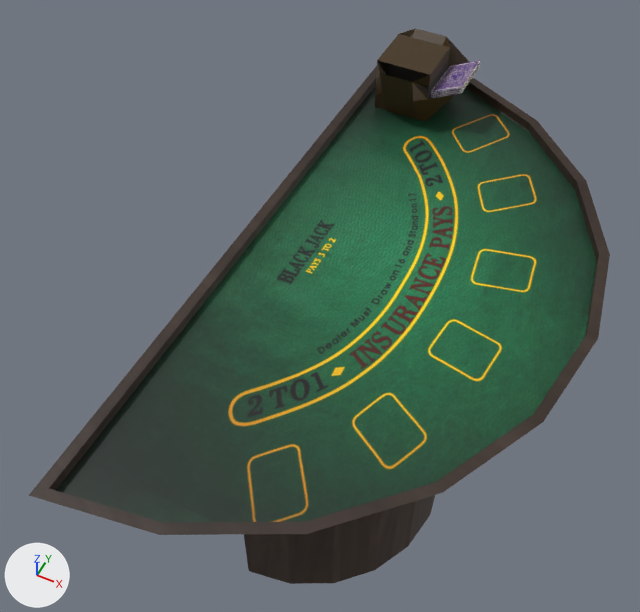
The glTF model GamblingGoons/public/models/Juegos/mesaBLACKJACK.glb as it was, and as the next commit left it.
One viewpoint serves both versions: a 50 mm lens placed at (28.7, -54.1, 109.6), pointed at (0.6, 2.0, 39.4). The lights are fixed; the arrows at lower left show +X, +Y and +Z. The first picture is the older version. Where no turn or scale is listed for an object, it has been applied to the vertices.

Before the edit, the objects in view are built like this:
```python
ob_cilindro_005 = bpy.data.objects.new('Cilindro.005', me_cilindro_009)
ob_cilindro_005.location = (0.0, 0.0, 0.0)
ob_cubo_011 = bpy.data.objects.new('Cubo.011', me_cubo_012)
ob_cubo_011.location = (0.0, 26.0, 53.0)
ob_cubo_012 = bpy.data.objects.new('Cubo.012', me_cubo_013)
ob_cubo_012.location = (5.0, 26.0, 54.2)
ob_cubo_013 = bpy.data.objects.new('Cubo.013', me_cubo_014)
ob_cubo_013.location = (5.0, 26.0, 54.5)
ob_cubo_014 = bpy.data.objects.new('Cubo.014', me_cubo_015)
ob_cubo_014.location = (5.0, 26.0, 54.7)
ob_cubo_016 = bpy.data.objects.new('Cubo.016', me_cubo_019)
ob_cubo_016.location = (5.0, 26.0, 54.0)
```
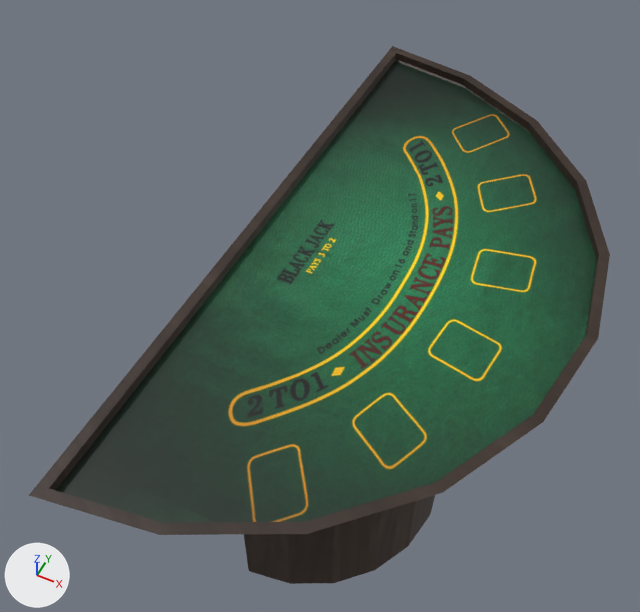
The newer file is also turned or shifted as a whole; pictures and numbers use the older file's frame.

The change, as JSON lines over the scene's bpy script:
```json
{"op": "remove", "block": "ob_cubo_011", "code": ["ob_cubo_011 = bpy.data.objects.new('Cubo.011', me_cubo_012)", "ob_cubo_011.location = (0.0, 26.0, 53.0)"]}
{"op": "remove", "block": "ob_cubo_012", "code": ["ob_cubo_012 = bpy.data.objects.new('Cubo.012', me_cubo_013)", "ob_cubo_012.location = (5.0, 26.0, 54.2)"]}
{"op": "remove", "block": "ob_cubo_013", "code": ["ob_cubo_013 = bpy.data.objects.new('Cubo.013', me_cubo_014)", "ob_cubo_013.location = (5.0, 26.0, 54.5)"]}
{"op": "remove", "block": "ob_cubo_014", "code": ["ob_cubo_014 = bpy.data.objects.new('Cubo.014', me_cubo_015)", "ob_cubo_014.location = (5.0, 26.0, 54.7)"]}
{"op": "remove", "block": "ob_cubo_016", "code": ["ob_cubo_016 = bpy.data.objects.new('Cubo.016', me_cubo_019)", "ob_cubo_016.location = (5.0, 26.0, 54.0)"]}
```

Boxes [x1, y1, x2, y2] around the edits, measured in the pictures (640 x 612 px):
```json
{"object": "Cubo.011", "change": "deleted", "before": [375, 28, 469, 122], "faces in mat_material_021 (brown #3f2c0b)": [375, 28, 469, 122], "faces in mat_material_023 (black #000000)": [377, 60, 448, 98]}
{"object": "Cubo.014", "change": "deleted", "before": [431, 60, 480, 93], "on screen": "purple", "faces in mat_atras (picture img_cartasatrasazul)": [431, 60, 480, 92]}
{"object": "Cubo.012", "change": "deleted", "before": [431, 64, 480, 96]}
{"object": "Cubo.016", "change": "deleted", "before": [431, 67, 479, 98]}
{"object": "Cubo.013", "change": "deleted", "before": [431, 63, 480, 94]}
```
